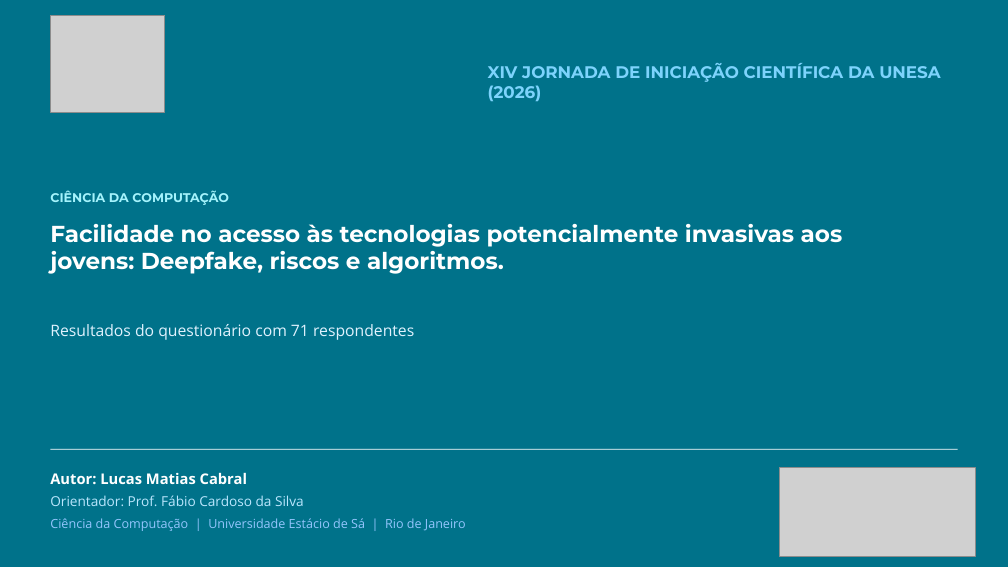
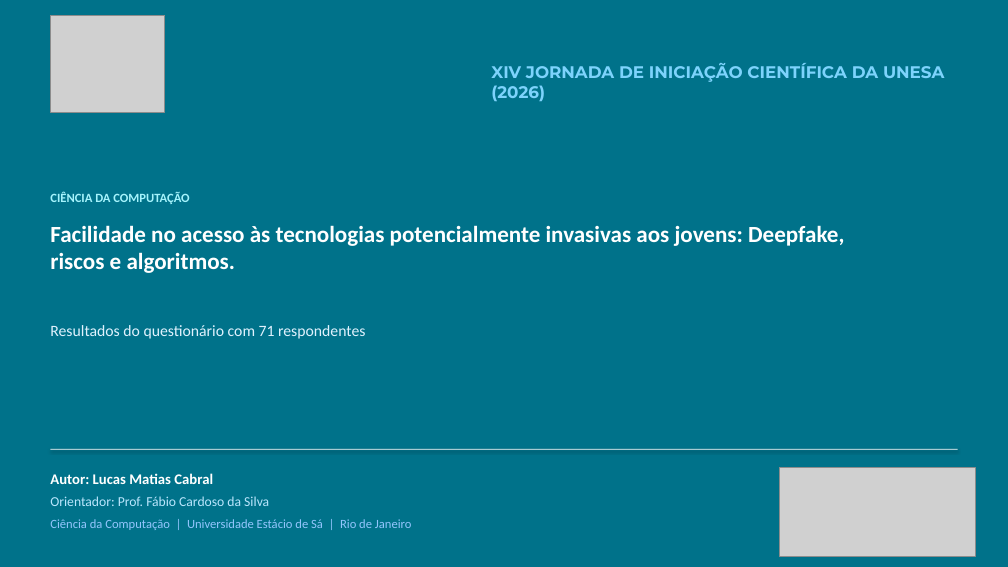
Before and after one commit to matiasmov/matiasmov, a slide deck: slide 1 of apresentacao/JIC_2026_Lucas_Matias_Deepfake.pptx. Drawn at 1008x567 pixels with LibreOffice and Linux fonts; fonts in the diff are those of the drawing; grey boxes stand for pictures; background and template pictures are left out. Boxes give left, top, right and bottom in pixels: in the first picture for what was removed or moved away, otherwise in the second. Text is boxed around its words. In the diff, an @@ line names an element or a change of style, - is before the commit and + after.

```diff
--- a/apresentacao/JIC_2026_Lucas_Matias_Deepfake.pptx
+++ b/apresentacao/JIC_2026_Lucas_Matias_Deepfake.pptx
@@ text "XIV JORNADA DE INICIAÇÃO CIENTÍFICA ...": place and size @@
-text "XIV JORNADA DE INICIAÇÃO CIENTÍFICA ..." at bbox=[488, 63, 940, 101]
+text "XIV JORNADA DE INICIAÇÃO CIENTÍFICA ..." at bbox=[491, 63, 944, 101]
@@ text "CIÊNCIA DA COMPUTAÇÃO" at bbox=[50, 192, 189, 204]: font Montserrat to Calibri @@
@@ text "Facilidade no acesso às tecnologias ..." at bbox=[50, 225, 844, 273]: font Montserrat to Calibri @@
@@ rectangle at bbox=[51, 449, 958, 450]: shadow on @@
@@ font Open Sans to Calibri in 4 elements at bbox=[50, 325, 365, 339], bbox=[50, 496, 269, 506], bbox=[50, 519, 412, 530], bbox=[50, 473, 213, 484] @@
```
Also in this commit, not shown: 9 other slides changed, 1 other file.
